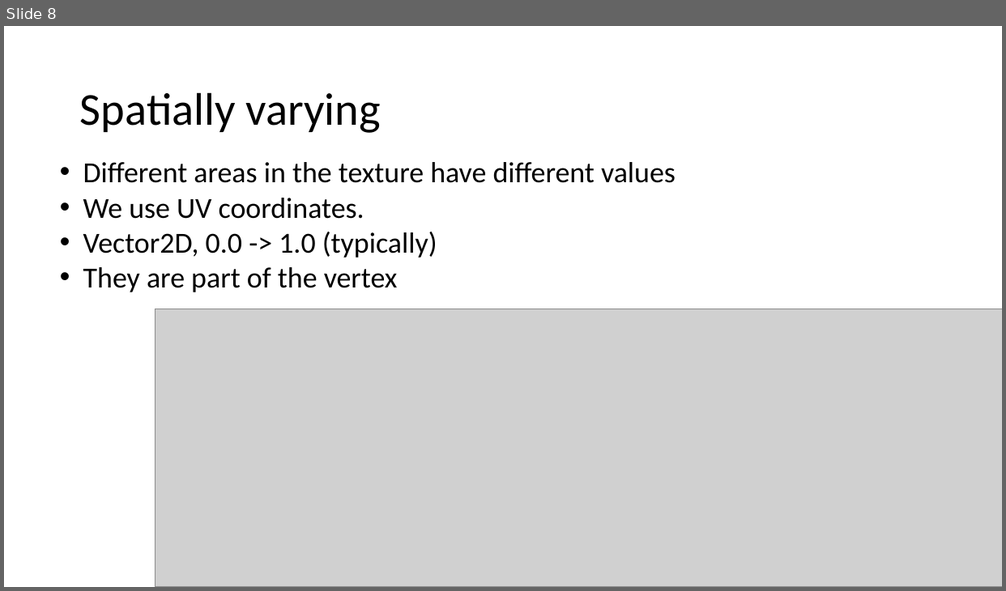
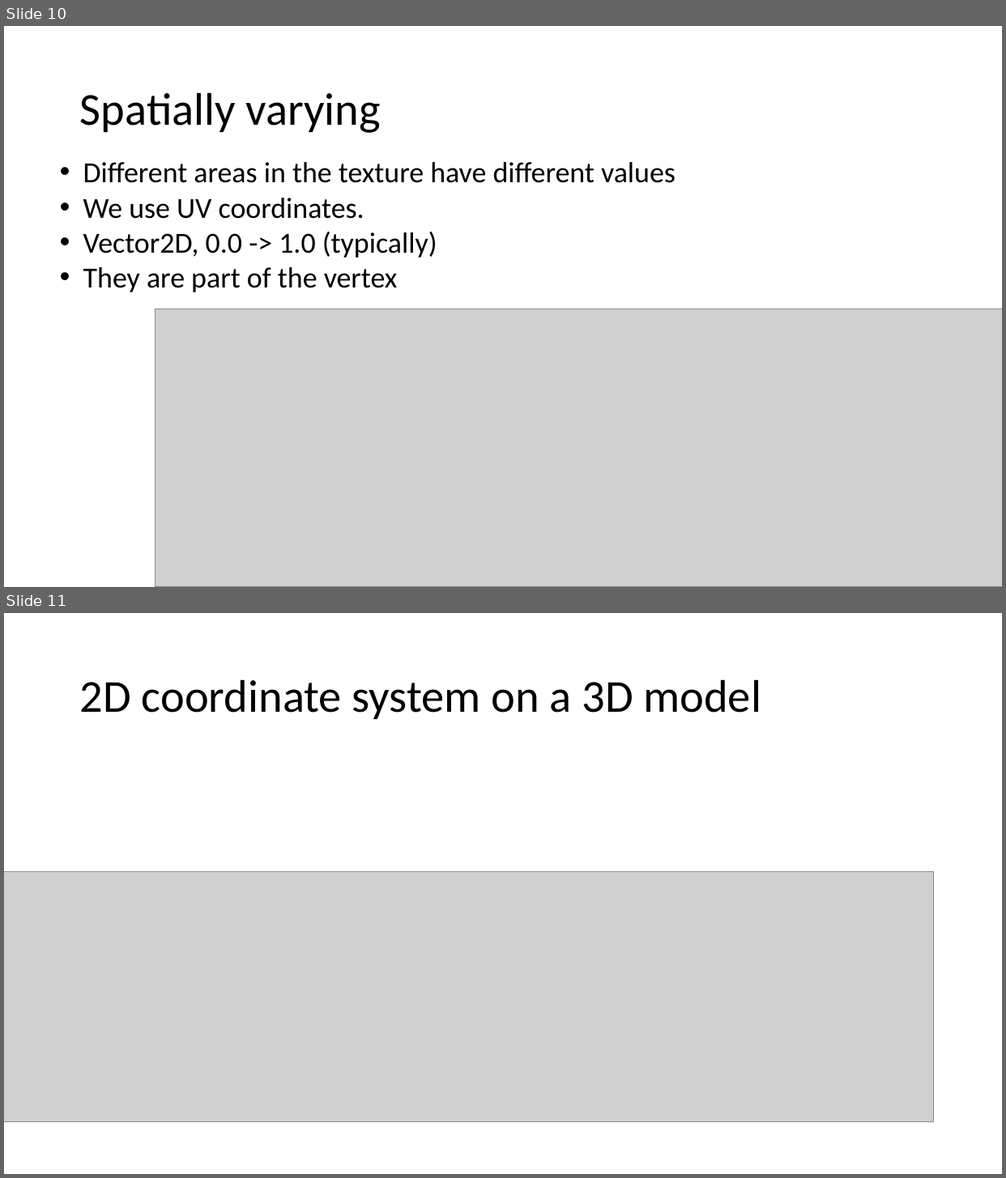
Before and after one commit to harveypekar/3dgraphics, a slide deck: course/3d_slides_w6.pptx. Shown one above the other, each under a label of ours: slide 8 before the commit, slides 10 and 11 after it. The pictures are 1006x591 and 1006x1178 pixels, drawn with LibreOffice and Linux fonts; fonts in the diff are those of the drawing; grey boxes stand for pictures. Boxes give left, top, right and bottom in pixels: in the first picture for what was removed or moved away, otherwise in the second. Text is boxed around its words. In the diff, an @@ line names an element or a change of style, - is before the commit and + after.

```diff
--- a/course/3d_slides_w6.pptx
+++ b/course/3d_slides_w6.pptx
@@ slide 11 added at <box>4,613,1002,1174</box>, background #FFFFFF @@
@@ title added at <box>80,679,761,719</box>, 44 pt, text #000000 @@
+2D coordinate system on a 3D model
@@ picture added at <box>4,871,934,1122</box> @@
@@ what was slide 8 is now slide 10 @@
```
Also in this commit, not shown: 4 slides changed, 15 other slides added, 6 slides removed.
